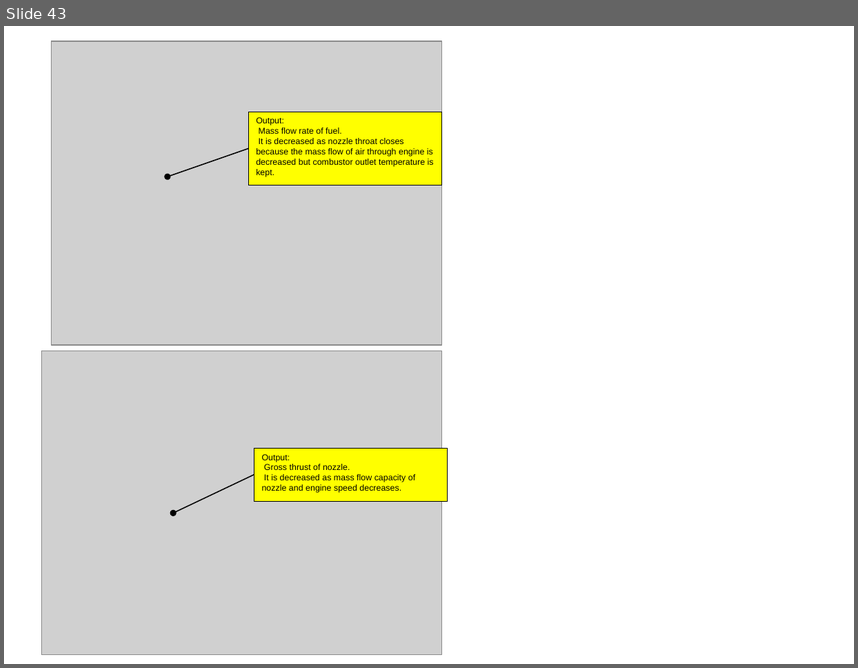
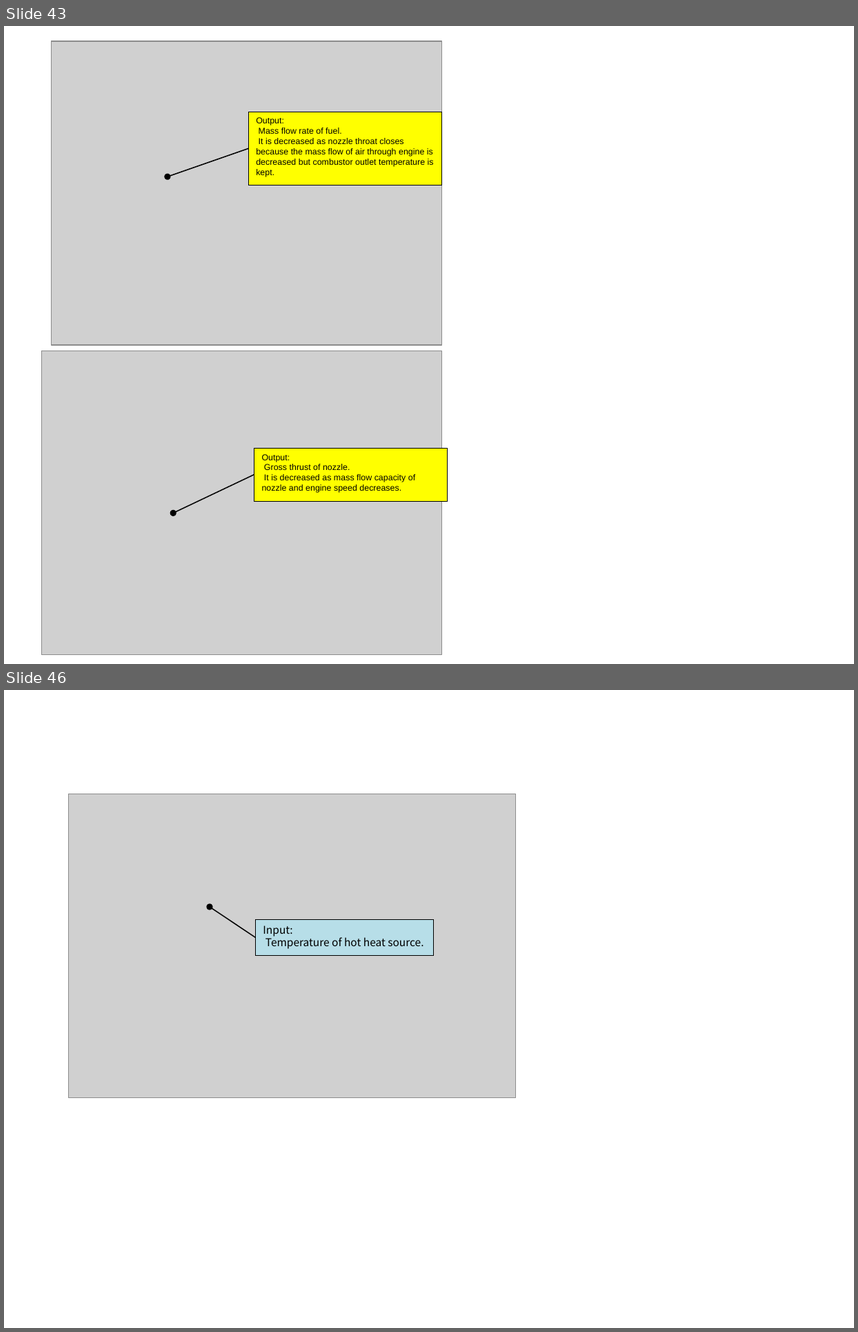
Before and after one commit to zeta-plusplus/PropulsionSystem, a slide deck: figs/makeFig.pptx. Shown one above the other, each under a label of ours: slide 43 before the commit, slides 43 and 46 after it; the slides between them are not shown. The pictures are 858x668 and 858x1332 pixels, drawn with LibreOffice and Linux fonts; fonts in the diff are those of the drawing; grey boxes stand for pictures. Boxes give left, top, right and bottom in pixels: in the first picture for what was removed or moved away, otherwise in the second. Text is boxed around its words. In the diff, an @@ line names an element or a change of style, - is before the commit and + after.

```diff
--- a/figs/makeFig.pptx
+++ b/figs/makeFig.pptx
@@ slide 46 added at box(4, 690, 854, 1328), background #FFFFFF @@
@@ picture added at box(68, 794, 515, 1098) @@
@@ arrow added from (255, 938) to (210, 907), #000000 1 pt @@
@@ rectangle added at box(255, 919, 434, 956), fill #B7DEE8, outline #000000 0.75 pt, 10 pt, text #000000 @@
+Input:
+Temperature of hot heat source.
```
Also in this commit, not shown: 6 other slides added, 4 other files.
